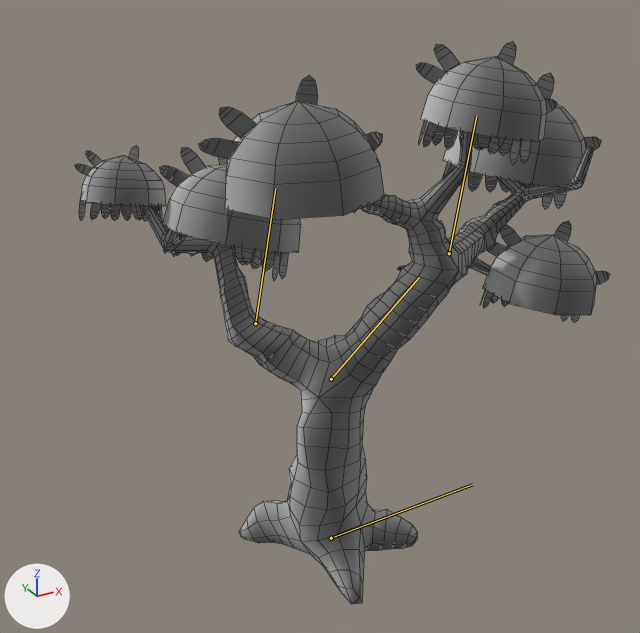
The FBX model Run4YourLife/Assets/Art/Props/Atrezzo/Trees/R4YL_PROP_decoration_tree003/R4YL_PROP_decoration_tree003.FBX: old version first, new version second.
The view is the same before and after, from a camera (50 mm lens) standing at (-6.37, -11.2, 9.92) and looking at (0.39, 1.08, 3.78). Lighting does not change. The marker at lower left points along +X, +Y and +Z. Both versions are drawn at frame 56 of the action 'Take 001'; the numbers are the values there. The bones that bend it are drawn over the model as lines. Mesh edges are drawn as thin lines.

The first picture shows 'R4YL_PROP_decoration_tree005:R4YL_PROP_decoration_tree003'.
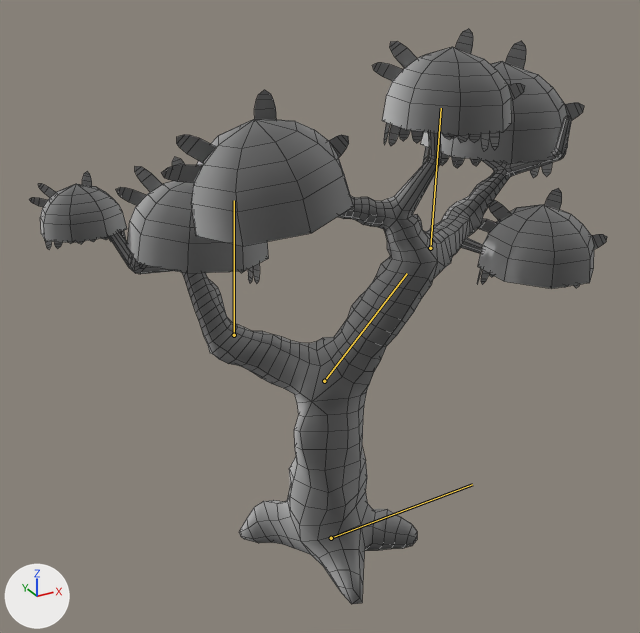
Pixel boxes (x1, y1, x2, y2) of what changed, in the pictures (640 x 633 px):
'R4YL_PROP_decoration_tree005:R4YL_PROP_decoration_tree003', posed (8% wider): before (75, 41, 610, 604); after (29, 29, 607, 604)
bone 'joint2', root to tip: before (331, 379) to (419, 277); after (324, 381) to (407, 273)
bone 'joint3', root to tip: before (255, 323) to (275, 188); after (234, 335) to (234, 200)
bone 'joint4', root to tip: before (449, 253) to (476, 116); after (430, 248) to (441, 108)

Patch to the scene script:
```diff
--- a/Run4YourLife/Assets/Art/Props/Atrezzo/Trees/R4YL_PROP_decoration_tree003/R4YL_PROP_decoration_tree003.FBX.py
+++ b/Run4YourLife/Assets/Art/Props/Atrezzo/Trees/R4YL_PROP_decoration_tree003/R4YL_PROP_decoration_tree003.FBX.py
@@ bone_joint2 @@
 bone_joint2 = bpy.data.objects['Armature'].pose.bones['joint2']  # child of 'joint1'
-bone_joint2.location = (-9.0, 9.0, 0.0)
-bone_joint2.rotation_quaternion = (0.999, 0.0, 0.0, 0.047)  # degrees (0, 0, 5)
+bone_joint2.location = (0.0, 0.0, 0.0)
+bone_joint2.rotation_quaternion = (1.0, 0.0, 0.0, 0.008)  # degrees (0, 0, 1)
@@ bone_joint3 @@
 bone_joint3 = bpy.data.objects['Armature'].pose.bones['joint3']  # child of 'joint2'
-bone_joint3.location = (21.0, 1.0, 0.0)
-bone_joint3.rotation_quaternion = (0.994, -0.069, -0.013, -0.078)  # degrees (-8, -2, -9)
+bone_joint3.location = (1.0, -4.0, 0.0)
+bone_joint3.rotation_quaternion = (0.999, -0.023, -0.018, -0.022)  # degrees (-3, -2, -2)
@@ bone_joint4 @@
 bone_joint4 = bpy.data.objects['Armature'].pose.bones['joint4']  # child of 'joint2'
-bone_joint4.location = (20.0, -11.0, 0.0)
-bone_joint4.rotation_quaternion = (0.999, 0.0, 0.0, -0.036)  # degrees (0, 0, -4)
+bone_joint4.location = (10.0, -10.0, 0.0)
+bone_joint4.rotation_quaternion = (1.0, 0.0, 0.0, -0.004)  # degrees (0, 0, 0)
```
